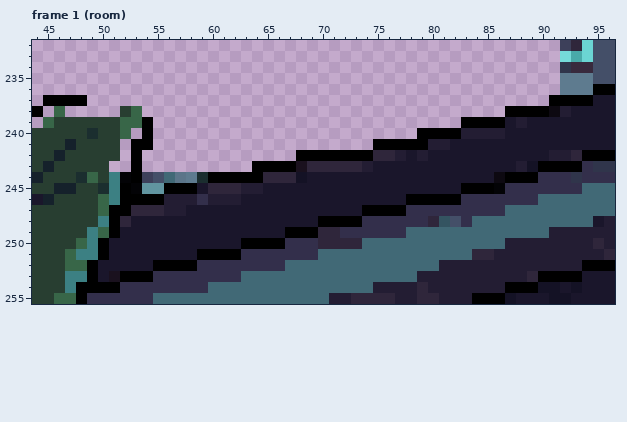
File history of a pixel-art file, ArtLab/type-d-capsule/CapsuleDesk01.aseprite. The first picture shows the starting point.
480x352 pixels, 5 frames. Colours within 5 levels of each other are drawn and written as one. Shown: frame 1 (room): x 44..96, y 232..255. The commit also changed other frames or places, which this record leaves out.
And afterwards:
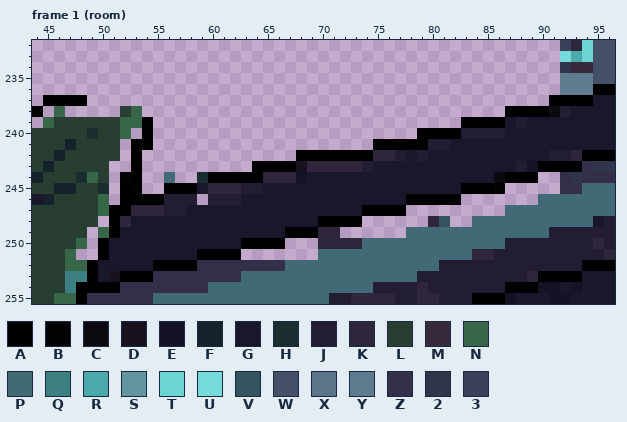
Palette (. is transparent): A #000000  B #030306  C #0d0911  D #1a111e  E #141225  F #15212b  G #1a162b  H #1b2e2f  J #231d33  K #2f263b  L #283e31  M #382a3d  N #386648  P #416976  Q #3c8083  R #49aaa9  S #6195a0  T #6bd5d3  U #75dad9  V #345461  W #444f68  X #5b7589  Y #5e7b8f  Z #332f4b  2 #30354b  3 #3d405a
Difference:
Frame 1 (room):
Colour 3 is gone in row 244 at x 54.
Colour Q is gone in rows 244 to 246 at x 51; in row 248 at x 50; in rows 249 to 250 at x 49; in row 251 at x 48 to 49.
Colour S is gone in row 245 at x 54 to 55.
Colour W is gone in row 244 at x 55; in row 248 at x 82.
Colour X is gone in row 244 at x 57.
Colour Y is gone in row 244 at x 58.
Colour Z is gone in row 244 at x 90 to 91; in row 245 at x 87 to 91; in row 246 at x 59 and 83 to 89; in row 247 at x 78 to 86; in row 248 at x 74 to 79 and 83; in row 249 at x 72 to 77.
Colour Z is gone in row 250 at x 67 to 69; in row 251 at x 63 to 69.
